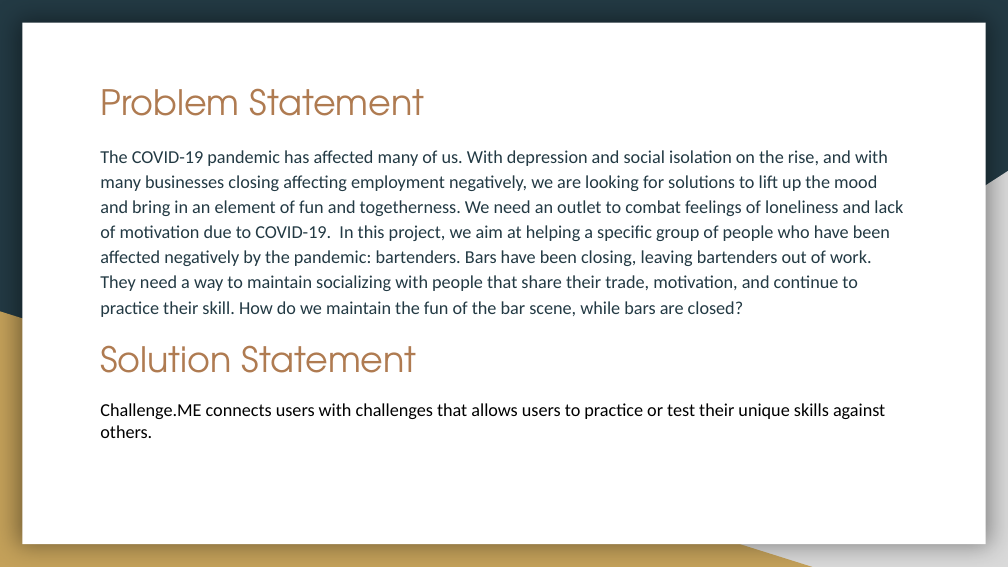
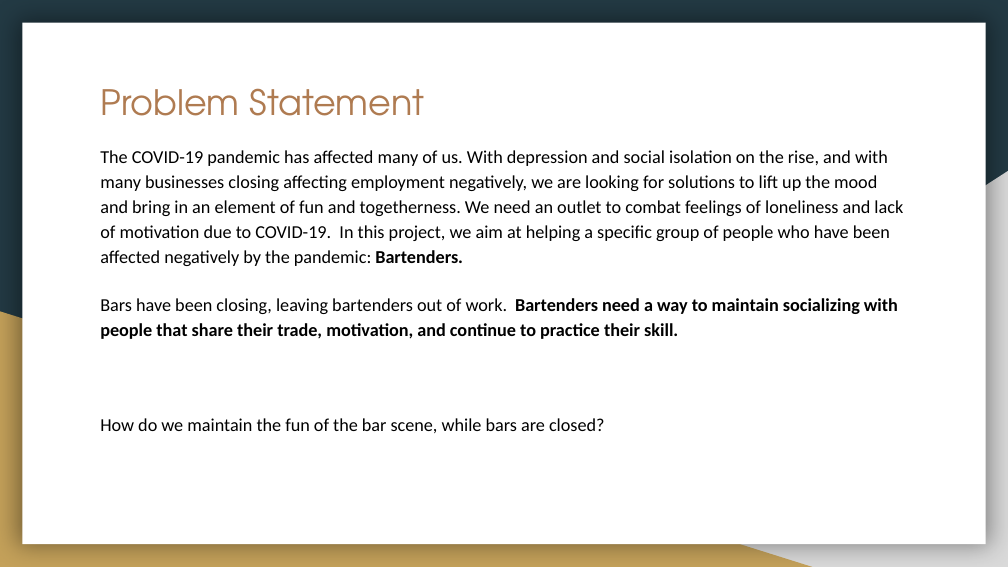
Before and after one commit to CristinaSahoo/Motivation-Through-Friendly-Competition, a slide deck: slide 2 of presentation/Motivation-Friendly-Competition.pptx. Drawn at 1008x567 pixels with LibreOffice and Linux fonts; fonts in the diff are those of the drawing. Boxes give left, top, right and bottom in pixels: in the first picture for what was removed or moved away, otherwise in the second. Text is boxed around its words. In the diff, an @@ line names an element or a change of style, - is before the commit and + after.

```diff
--- a/presentation/Motivation-Friendly-Competition.pptx
+++ b/presentation/Motivation-Friendly-Competition.pptx
@@ text at box(100, 150, 903, 433): text changed; text colour #233A44 to #000000 @@
-The COVID-19 pandemic has affected many of us. With depression and social isolation on the rise, and with many businesses closing affecting employment negatively, we are looking for solutions to lift up the mood and bring in an element of fun and togetherness. We need an outlet to combat feelings of loneliness and lack of motivation due to COVID-19. In this project, we aim at helping a specific group of people who have been affected negatively by the pandemic: bartenders. Bars have been closing, leaving bartenders out of work. They need a way to maintain socializing with people that share their trade, motivation, and continue to practice their skill. How do we maintain the fun of the bar scene, while bars are closed?
+The COVID-19 pandemic has affected many of us. With depression and social isolation on the rise, and with many businesses closing affecting employment negatively, we are looking for solutions to lift up the mood and bring in an element of fun and togetherness. We need an outlet to combat feelings of loneliness and lack of motivation due to COVID-19. In this project, we aim at helping a specific group of people who have been affected negatively by the pandemic: Bartenders.
+Bars have been closing, leaving bartenders out of work. Bartenders need a way to maintain socializing with people that share their trade, motivation, and continue to practice their skill.
+How do we maintain the fun of the bar scene, while bars are closed?
@@ title removed at box(100, 345, 417, 373) @@
-Solution Statement
@@ text removed at box(100, 403, 885, 438) @@
-Challenge.ME connects users with challenges that allows users to practice or test their unique skills against others.
```
Also in this commit, not shown: 3 other slides changed, 4 slides added, 1 slide removed, 2 other files.
